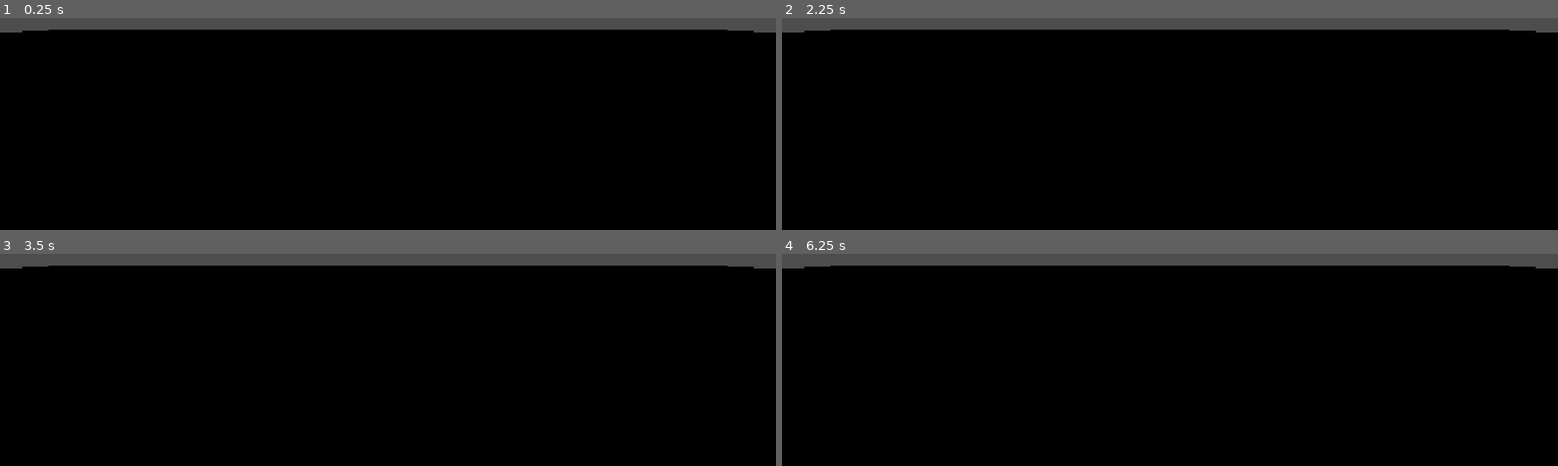
Above: before the commit, frames 1-4 (two rows, left to right).
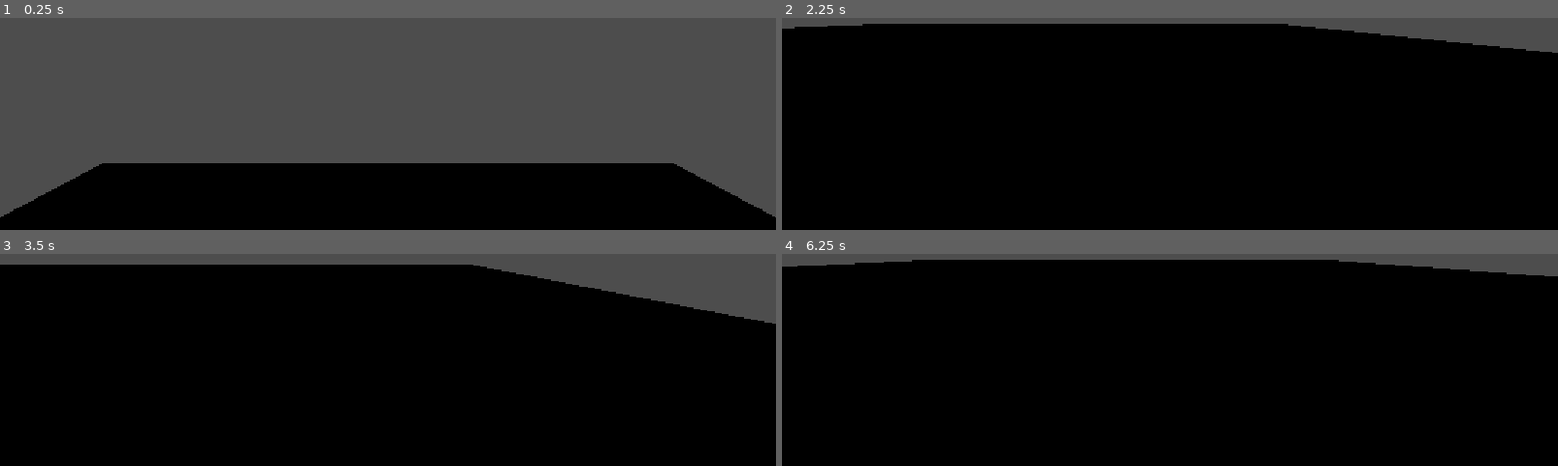
Above: after the commit, the same moments.

Repository: TdoggTH/Barrell-Game
Game: Godot game, scene res://root.tscn
Two runs of this game, one before a commit and one after it. Both use one fixed random seed, a clock stepped at 60 frames per second and the inputs below.
Inputs:
- Up to frame 1 (0.25 s): no input
- Up to frame 2 (2.25 s): hold D (move_right, bound only after the commit) 0.53-1.28 s; hold S (move_back, bound only after the commit) 1.28-2.03 s; tap Enter at 2 s; hold D (move_right, bound only after the commit) from 2.03 s (still down)
- Up to frame 3 (3.5 s): release D (move_right, bound only after the commit) at 2.78 s; hold W (move_forward, bound only after the commit) from 2.78 s (still down)
- Up to frame 4 (6.25 s): release W (move_forward, bound only after the commit) at 3.53 s; hold A (move_left, bound only after the commit) 3.53-5.03 s; tap Space at 5 s; hold S (move_back, bound only after the commit) 5.03-5.78 s; tap Enter at 5.75 s; hold D (move_right, bound only after the commit) from 5.78 s (still down)

The runs differ from the first frame. In frame 1, 66% of the frame differs, in the area x 0-100%, y 5-95%; in frame 2, 3.3%; in frame 3, 5.6%; in frame 4, 2.2%.

Commit message:
Added player and movement.
Player movement is functional however there is currently no mouse-look.

Diff:
--- /dev/null
+++ b/game-files/Player.tscn
@@ -0,0 +1,19 @@
+[gd_scene format=3 uid="uid://dl3la0wp7vcuv"]
+
+[ext_resource type="Script" uid="uid://b6u18a0wy2e4q" path="res://player.gd" id="1_xhfnw"]
+
+[sub_resource type="CapsuleShape3D" id="CapsuleShape3D_pakj4"]
+
+[node name="Player" type="CharacterBody3D" unique_id=50377273]
+transform = Transform3D(1, 0, 0, 0, 1, 0, 0, 0, 1, 0, 0.2731254, 0)
+script = ExtResource("1_xhfnw")
+
+[node name="Pivot" type="Node3D" parent="." unique_id=74817570]
+
+[node name="CollisionShape3D" type="CollisionShape3D" parent="." unique_id=546207268]
+shape = SubResource("CapsuleShape3D_pakj4")
+
+[node name="Marker3D" type="Marker3D" parent="." unique_id=287571120]
+
+[node name="Camera3D" type="Camera3D" parent="Marker3D" unique_id=2017626905]
+transform = Transform3D(1, 0, 0, 0, 1, 0, 0, 0, 1, 0, 0.7668872, 0)
--- /dev/null
+++ b/game-files/player.gd
@@ -0,0 +1,39 @@
+extends CharacterBody3D
+
+# How fast the player moves in meters per second.
+@export var speed = 14
+# The downward acceleration when in the air, in meters per second squared.
+@export var fall_acceleration = 75
+
+var target_velocity = Vector3.ZERO
+
+func _physics_process(delta):
+	# We create a local variable to store the input direction.
+	var direction = Vector3.ZERO
+
+	# We check for each move input and update the direction accordingly.
+	if Input.is_action_pressed("move_right"):
+		direction.x += 1
+	if Input.is_action_pressed("move_left"):
+		direction.x -= 1
+	if Input.is_action_pressed("move_back"):
+		# Notice how we are working with the vector's x and z axes.
+		# In 3D, the XZ plane is the ground plane.
+		direction.z += 1
+	if Input.is_action_pressed("move_forward"):
+		direction.z -= 1
+	if direction != Vector3.ZERO:
+		direction = direction.normalized()
+		# Setting the basis property will affect the rotation of the node.
+
+			# Ground Velocity
+	target_velocity.x = direction.x * speed
+	target_velocity.z = direction.z * speed
+
+	# Vertical Velocity
+	if not is_on_floor(): # If in the air, fall towards the floor. Literally gravity
+		target_velocity.y = target_velocity.y - (fall_acceleration * delta)
+
+	# Moving the Character
+	velocity = target_velocity
+	move_and_slide()
--- a/game-files/project.godot
+++ b/game-files/project.godot
@@ -20,6 +20,34 @@
 window/stretch/mode="canvas_items"
 window/stretch/aspect="expand"
 
+[input]
+
+move_forward={
+"deadzone": 0.2,
+"events": [Object(InputEventKey,"resource_local_to_scene":false,"resource_name":"","device":16,"window_id":0,"alt_pressed":false,"shift_pressed":false,"ctrl_pressed":false,"meta_pressed":false,"pressed":false,"keycode":0,"physical_keycode":87,"key_label":0,"unicode":0,"location":0,"echo":false,"script":null)
+]
+}
+move_back={
+"deadzone": 0.2,
+"events": [Object(InputEventKey,"resource_local_to_scene":false,"resource_name":"","device":16,"window_id":0,"alt_pressed":false,"shift_pressed":false,"ctrl_pressed":false,"meta_pressed":false,"pressed":false,"keycode":0,"physical_keycode":83,"key_label":0,"unicode":0,"location":0,"echo":false,"script":null)
+]
+}
+move_left={
+"deadzone": 0.2,
+"events": [Object(InputEventKey,"resource_local_to_scene":false,"resource_name":"","device":16,"window_id":0,"alt_pressed":false,"shift_pressed":false,"ctrl_pressed":false,"meta_pressed":false,"pressed":false,"keycode":0,"physical_keycode":65,"key_label":0,"unicode":0,"location":0,"echo":false,"script":null)
+]
+}
+move_right={
+"deadzone": 0.2,
+"events": [Object(InputEventKey,"resource_local_to_scene":false,"resource_name":"","device":16,"window_id":0,"alt_pressed":false,"shift_pressed":false,"ctrl_pressed":false,"meta_pressed":false,"pressed":false,"keycode":0,"physical_keycode":68,"key_label":0,"unicode":0,"location":0,"echo":false,"script":null)
+]
+}
+jump={
+"deadzone": 0.2,
+"events": [Object(InputEventKey,"resource_local_to_scene":false,"resource_name":"","device":16,"window_id":0,"alt_pressed":false,"shift_pressed":false,"ctrl_pressed":false,"meta_pressed":false,"pressed":false,"keycode":0,"physical_keycode":32,"key_label":0,"unicode":0,"location":0,"echo":false,"script":null)
+]
+}
+
 [physics]
 
 3d/physics_engine="Jolt Physics"
--- a/game-files/root.tscn
+++ b/game-files/root.tscn
@@ -1,12 +1,12 @@
 [gd_scene format=3 uid="uid://du7t2tc48rfv"]
 
 [ext_resource type="PackedScene" uid="uid://chmdt3hsowt37" path="res://generic-floor.tscn" id="1_pyidc"]
-[ext_resource type="PackedScene" uid="uid://dru1unbjhkqnu" path="res://main-character.tscn" id="2_vvh5c"]
+[ext_resource type="PackedScene" uid="uid://dl3la0wp7vcuv" path="res://Player.tscn" id="3_vvh5c"]
 
-[node name="Node3D" type="Node3D" unique_id=502212124]
+[node name="Main" type="Node3D" unique_id=502212124]
 
 [node name="ground" parent="." unique_id=37099076 instance=ExtResource("1_pyidc")]
 transform = Transform3D(1, 0, 0, 0, 1, 0, 0, 0, 1, 0, -1, 0)
 
-[node name="main-character" parent="." unique_id=402933344 instance=ExtResource("2_vvh5c")]
-transform = Transform3D(1, 0, 0, 0, 1, 0, 0, 0, 1, 0, 1.0865798, 0)
+[node name="Player" parent="." unique_id=50377273 instance=ExtResource("3_vvh5c")]
+transform = Transform3D(1, 0, 0, 0, 1, 0, 0, 0, 1, 0, 17.658003, 0)
Not shown, added: game-files/player.gd.uid
